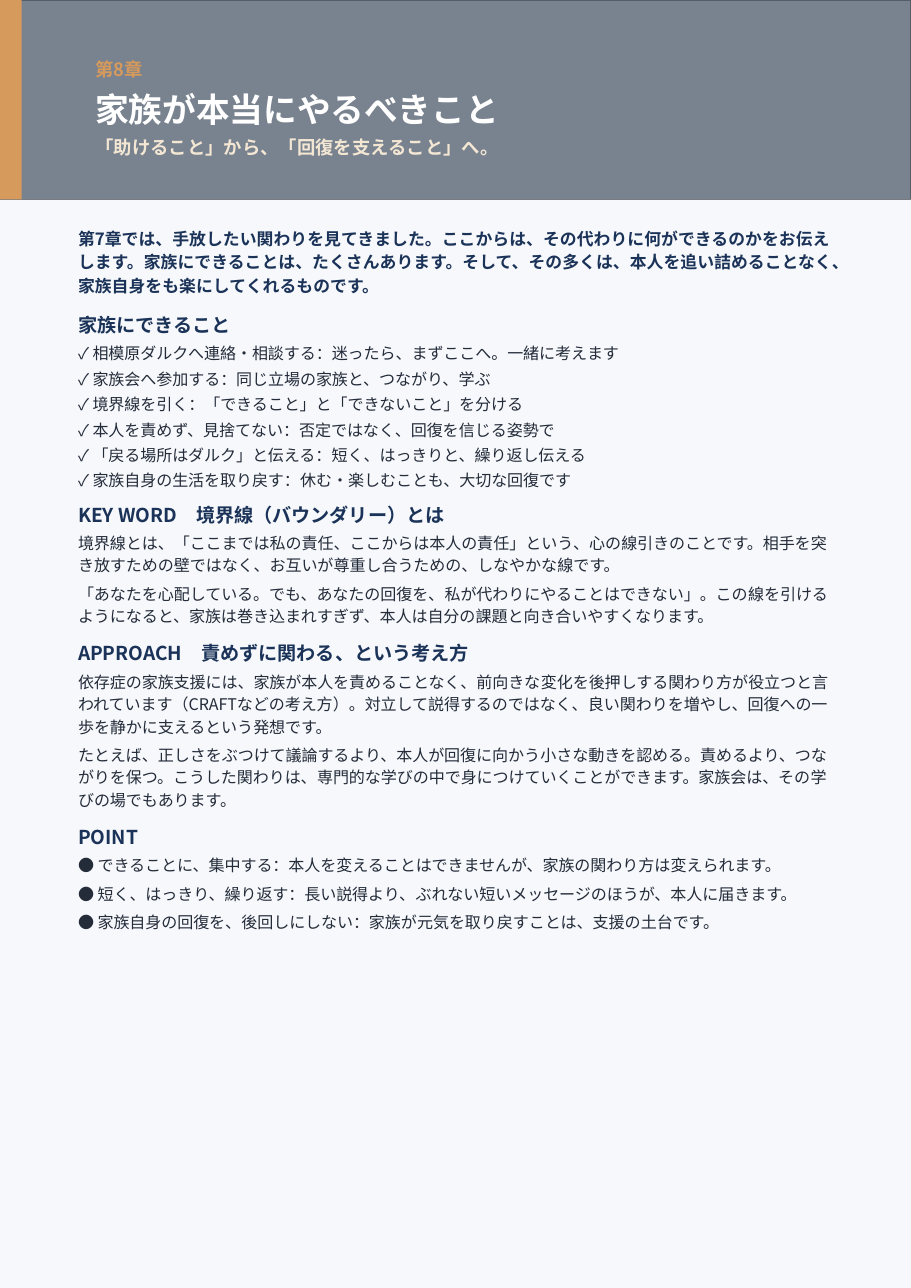
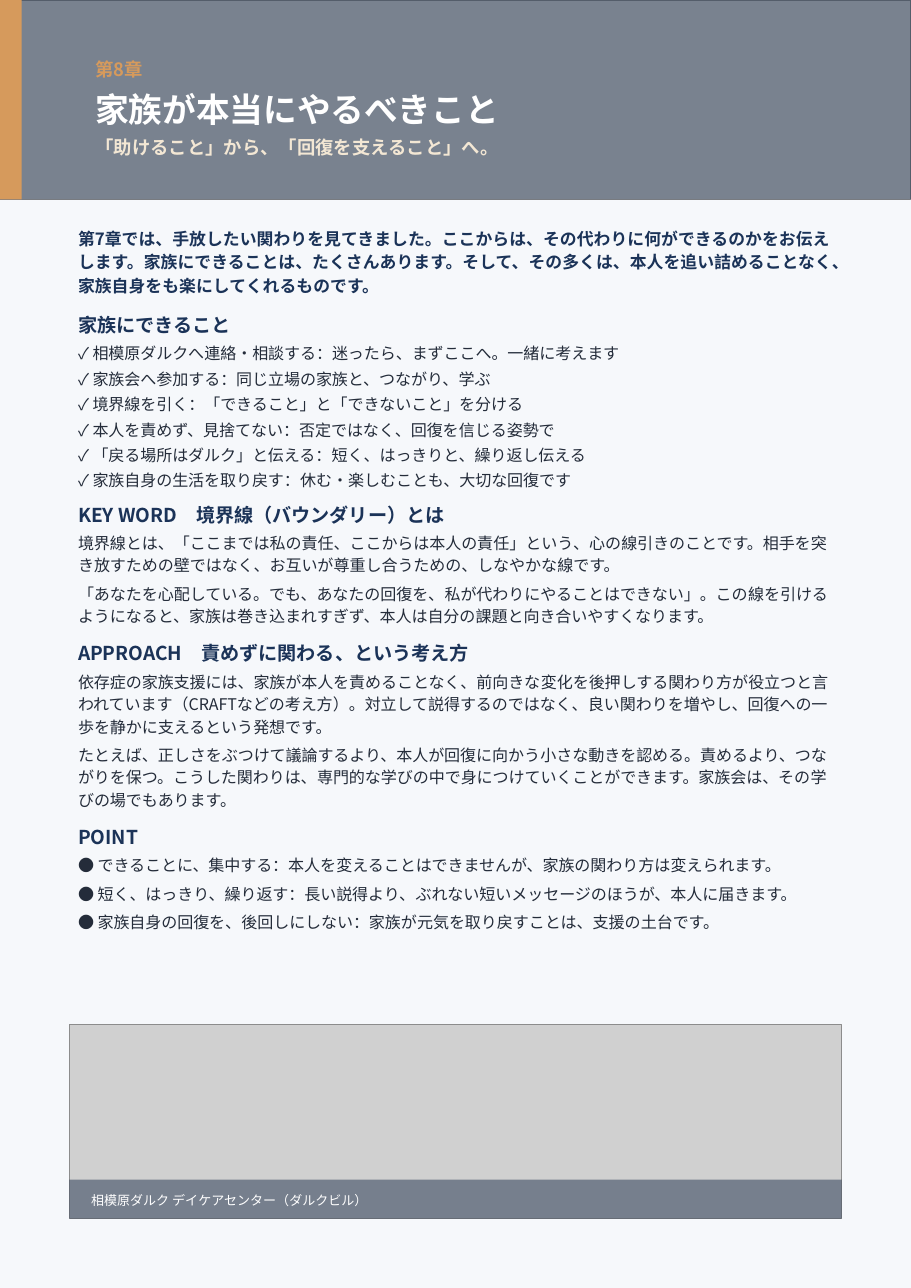
Before and after one commit to hiderock84-sys/darca, a slide deck: slide 11 of public/manual-1page.pptx. Drawn at 911x1288 pixels with LibreOffice and Linux fonts; fonts in the diff are those of the drawing; grey boxes stand for pictures. Boxes give left, top, right and bottom in pixels: in the first picture for what was removed or moved away, otherwise in the second. Text is boxed around its words. In the diff, an @@ line names an element or a change of style, - is before the commit and + after.

```diff
--- a/public/manual-1page.pptx
+++ b/public/manual-1page.pptx
@@ picture added at (69,1024,842,1218) @@
@@ rectangle added at (69,1180,842,1218), fill #142744 at 48% opacity @@
@@ text added at (91,1194,367,1206), 8.5 pt, text #FFFFFF @@
+相模原ダルク デイケアセンター（ダルクビル）
```
Also in this commit, not shown: 7 other slides changed, 1 slide added, 2 other files.
